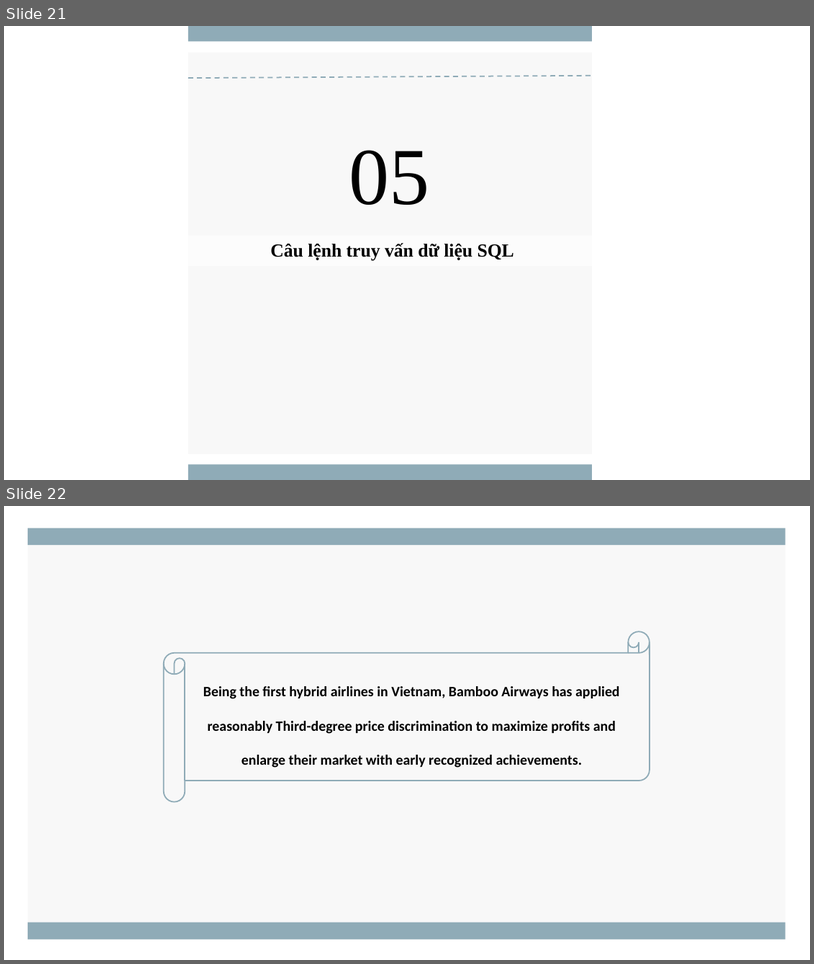
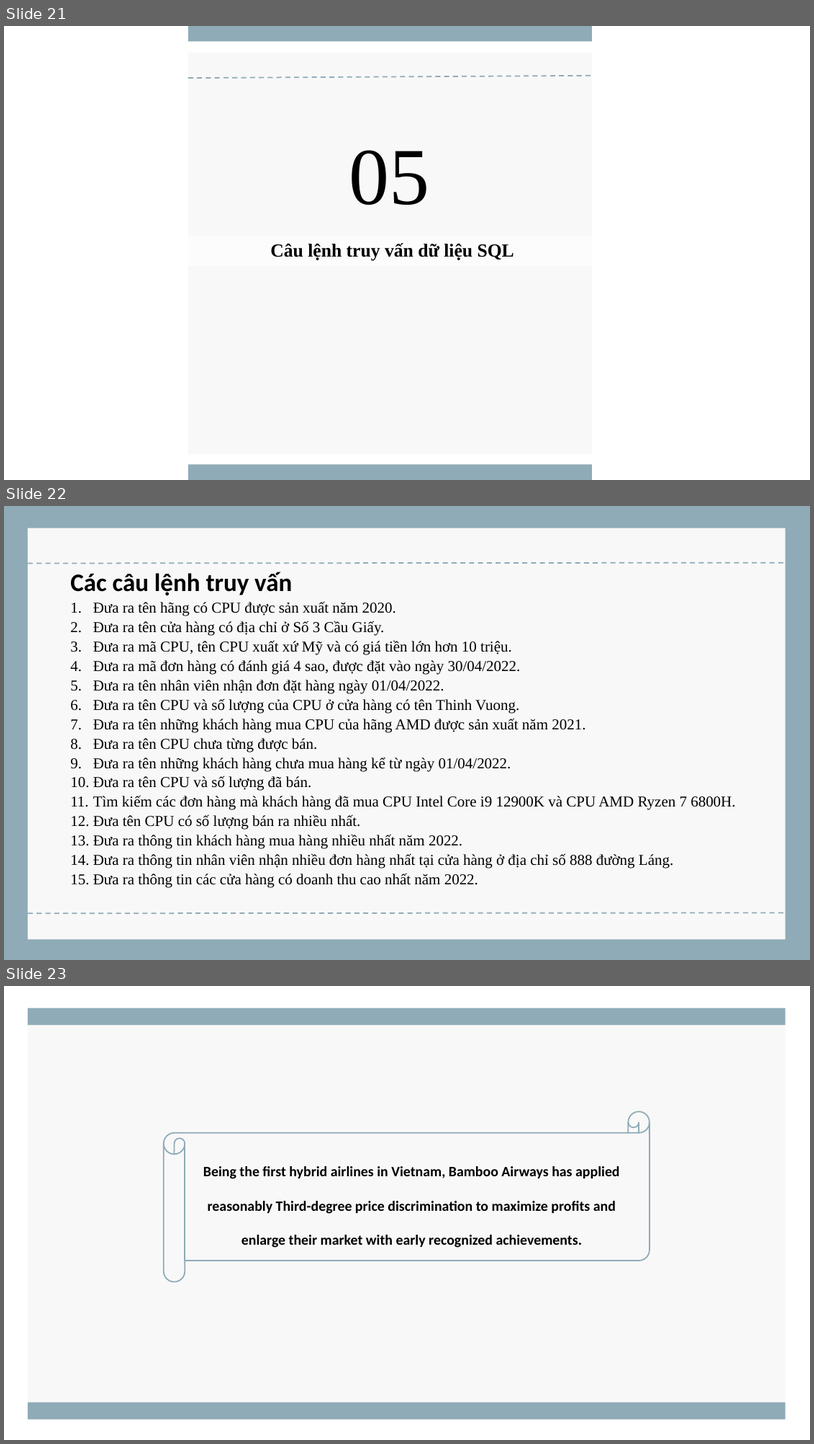
Before and after one commit to dinhminhlh/Major-Assignment-DataBase, a slide deck: CSDL_1_2_22_N04_NHOM07_Loading.pptx. Shown one above the other, each under a label of ours: slides 21 and 22 before the commit, slides 21, 22 and 23 after it. The pictures are 814x964 and 814x1444 pixels, drawn with LibreOffice and Linux fonts; fonts in the diff are those of the drawing. Boxes give left, top, right and bottom in pixels: in the first picture for what was removed or moved away, otherwise in the second. Text is boxed around its words. In the diff, an @@ line names an element or a change of style, - is before the commit and + after.

```diff
--- a/CSDL_1_2_22_N04_NHOM07_Loading.pptx
+++ b/CSDL_1_2_22_N04_NHOM07_Loading.pptx
@@ slide 22 added at (4,506,810,960), background #8FABB7 @@
@@ rectangle added at (28,528,786,939), fill #F8F8F8 @@
@@ line added from (28, 564) to (789, 563), #8FABB7 1.5 pt dashed @@
@@ text added at (70,572,736,888), 18 pt, text #000000 @@
+Các câu lệnh truy vấn
+1. Đưa ra tên hãng có CPU được sản xuất năm 2020.
+2. Đưa ra tên cửa hàng có địa chỉ ở Số 3 Cầu Giấy.
+3. Đưa ra mã CPU, tên CPU xuất xứ Mỹ và có giá tiền lớn hơn 10 triệu.
+4. Đưa ra mã đơn hàng có đánh giá 4 sao, được đặt vào ngày 30/04/2022.
+5. Đưa ra tên nhân viên nhận đơn đặt hàng ngày 01/04/2022.
+6. Đưa ra tên CPU và số lượng của CPU ở cửa hàng có tên Thinh Vuong.
+7. Đưa ra tên những khách hàng mua CPU của hãng AMD được sản xuất năm 2021.
+8. Đưa ra tên CPU chưa từng được bán.
+9. Đưa ra tên những khách hàng chưa mua hàng kể từ ngày 01/04/2022.
+10. Đưa ra tên CPU và số lượng đã bán.
+11. Tìm kiếm các đơn hàng mà khách hàng đã mua CPU Intel Core i9 12900K và CPU AMD Ryzen 7 6800H.
+12. Đưa tên CPU có số lượng bán ra nhiều nhất.
+13. Đưa ra thông tin khách hàng mua hàng nhiều nhất năm 2022.
+14. Đưa ra thông tin nhân viên nhận nhiều đơn hàng nhất tại cửa hàng ở địa chỉ số 888 đường Láng.
+15. Đưa ra thông tin các cửa hàng có doanh thu cao nhất năm 2022.
@@ line added from (28, 913) to (789, 913), #8FABB7 1.5 pt dashed @@
@@ what was slide 22 is now slide 23 @@
```
Also in this commit, not shown: 1 other file.
